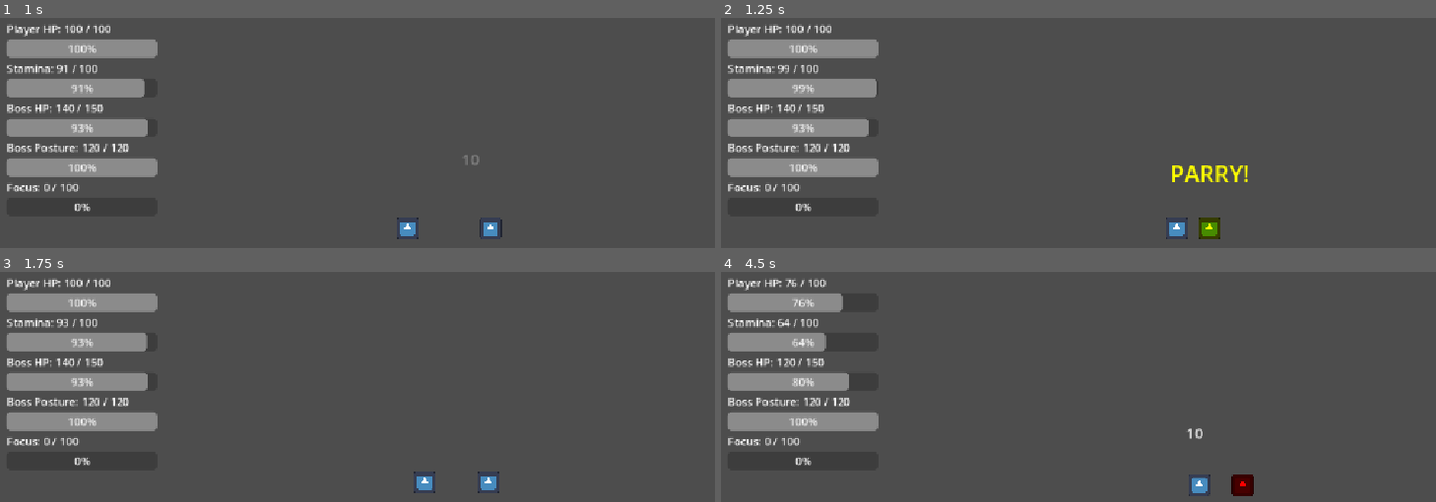
Above: before the commit, frames 1-4 (two rows, left to right).
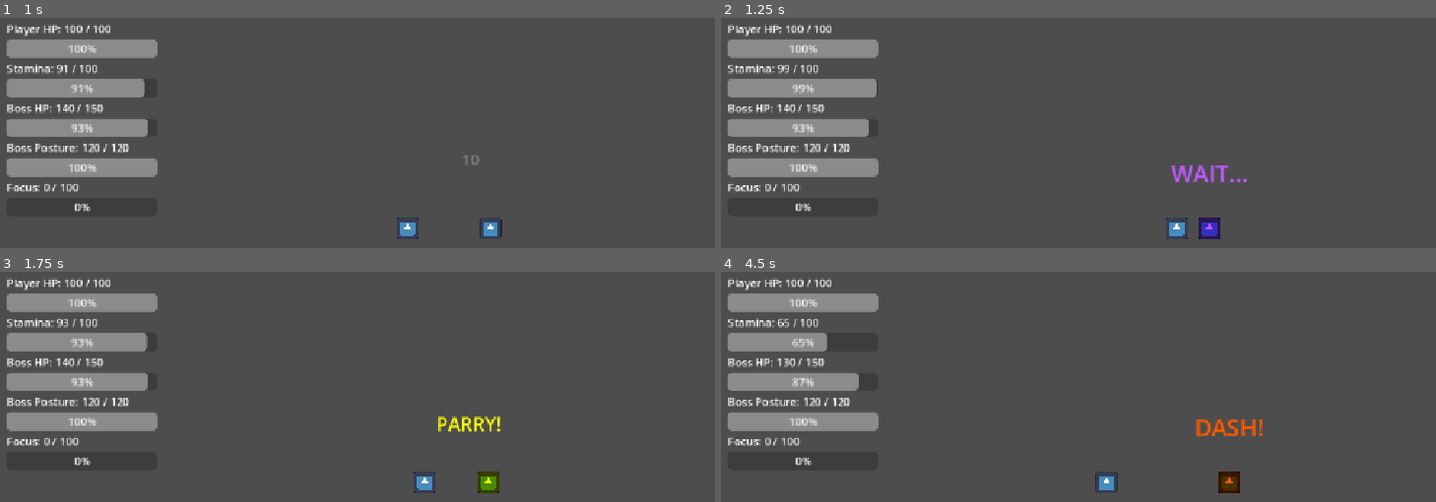
Above: after the commit, the same moments.

Repository: shanwinder/lastblade
Game: Godot game, scene res://scenes/main/BossBrokenMaster.tscn
The game is run twice, just before and just after one commit, with the same random seed, the same clock (stepped at 60 frames per second) and the same inputs. The engine's default icon, where the game draws it, is replaced by a stand-in: a white triangle on a blue panel in a dark square.
Inputs:
- Up to frame 1 (1 s): hold Right (ui_right) from 0.53 s (still down); tap A (attack) at 0.6 s
- Up to frame 2 (1.25 s): keep holding Right (ui_right)
- Up to frame 3 (1.75 s): release Right (ui_right) at 1.28 s; hold Left (ui_left) from 1.28 s (still down); tap A (attack) at 1.35 s
- Up to frame 4 (4.5 s): release Left (ui_left) at 2.03 s; hold Right (ui_right) 2.03-3.53 s; tap S (dash) at 2.1 s; tap A (attack) at 2.3, 3.05, 3.8, 4.35 s; tap D (parry) at 2.85 s; hold R 3.53-4.28 s; hold Left (ui_left) from 3.53 s (still down)

Frame 1 is identical in both runs. In frame 2, 0.9% of the frame differs, in the area x 62-74%, y 64-97%; in frame 3, 0.6%; in frame 4, 2.0%, in the area x 8-76%, y 2-98%.

Commit message:
feat: prevent quick slash from repeating too often

Diff:
--- a/last-blade-trial/BossBrokenMaster.gd
+++ b/last-blade-trial/BossBrokenMaster.gd
@@ -55,6 +55,10 @@
 
 # Cooldown เพิ่มหลัง Quick Slash
 @export var quick_attack_cooldown_bonus: float = 0.05
+
+# จำนวนท่าอื่นขั้นต่ำที่ต้องคั่นก่อน Quick Slash จะสุ่มออกได้อีกครั้ง
+# ค่า 2 แปลว่า Quick Slash จะไม่ออกติดกัน และต้องมีท่าอื่นคั่นอย่างน้อย 2 รอบ
+@export var quick_attack_min_attacks_between_uses: int = 2
 
 # =========================
 # ค่าของ Heavy Slash
@@ -311,6 +315,10 @@
 
 # กันไม่ให้ข้อความ TOO EARLY! ขึ้นซ้ำหลายครั้งในการโจมตีท่าเดียว
 var has_shown_early_parry_feedback_this_attack: bool = false
+
+# นับจำนวนท่าอื่นที่คั่นหลังจาก Quick Slash ครั้งล่าสุด
+# เริ่มต้นค่าสูง เพื่อให้ Quick Slash มีสิทธิ์ออกได้ตั้งแต่ต้นถ้าสุ่มถึง
+var attacks_since_last_quick_slash: int = 999
 
 # ชื่อท่าปัจจุบันของบอส
 var current_attack_name: String = "normal_slash"
@@ -593,6 +601,7 @@
 
 func choose_attack_pattern() -> void:
 	# ถ้าเปิด Debug Mode และไม่ได้เลือก random ให้บังคับใช้ท่าที่กำหนด
+	# Debug Mode ต้อง bypass กฎกัน Quick Slash ถี่ เพื่อให้ใช้ทดสอบท่าเร็วเดี่ยว ๆ ได้
 	if debug_force_attack_pattern_enabled and debug_forced_attack_pattern != "random":
 		apply_attack_pattern(debug_forced_attack_pattern)
 
@@ -601,20 +610,65 @@
 
 		return
 
-	# ถ้าไม่ได้เปิด debug ให้สุ่มท่าตามโอกาสปกติ
+	# ถ้าไม่ได้เปิด debug ให้สุ่มท่าตามโอกาสปกติ แต่ควบคุมไม่ให้ Quick Slash ออกถี่เกินไป
+	var selected_pattern: String = choose_random_attack_pattern()
+	apply_attack_pattern(selected_pattern)
+	register_attack_pattern_choice(selected_pattern)
+
+	if debug_print_attack_pattern:
+		print("Boss chose pattern:", current_attack_name, "Quick gap =", attacks_since_last_quick_slash)
+
+
+func choose_random_attack_pattern() -> String:
+	# สุ่มท่าปกติ โดยถ้าสุ่มโดน Quick Slash แต่ยังไม่ถึงระยะพักขั้นต่ำ
+	# จะเปลี่ยนไปสุ่มเฉพาะกลุ่มท่าอื่นแทน เพื่อไม่ให้ท่าเร็วรัวเกินไป
 	var roll: float = randf()
 
 	if roll < quick_attack_chance:
-		apply_attack_pattern("quick_slash")
-	elif roll < quick_attack_chance + delayed_attack_chance:
-		apply_attack_pattern("delayed_slash")
-	elif roll < quick_attack_chance + delayed_attack_chance + heavy_attack_chance:
-		apply_attack_pattern("heavy_slash")
+		if can_use_quick_slash_now():
+			return "quick_slash"
+		return choose_non_quick_attack_pattern()
+
+	if roll < quick_attack_chance + delayed_attack_chance:
+		return "delayed_slash"
+
+	if roll < quick_attack_chance + delayed_attack_chance + heavy_attack_chance:
+		return "heavy_slash"
+
+	return "normal_slash"
+
+
+func can_use_quick_slash_now() -> bool:
+	# Quick Slash ใช้ได้เมื่อมีท่าอื่นคั่นครบจำนวนขั้นต่ำแล้วเท่านั้น
+	return attacks_since_last_quick_slash >= quick_attack_min_attacks_between_uses
+
+
+func choose_non_quick_attack_pattern() -> String:
+	# สุ่มเฉพาะ delayed / heavy / normal เมื่อ Quick Slash ถูกบล็อกเพราะออกถี่เกินไป
+	# ใช้น้ำหนักจากค่า chance เดิม และให้ normal ได้ส่วนที่เหลือ
+	var normal_attack_chance: float = max(0.05, 1.0 - delayed_attack_chance - heavy_attack_chance)
+	var total_weight: float = delayed_attack_chance + heavy_attack_chance + normal_attack_chance
+
+	if total_weight <= 0.0:
+		return "normal_slash"
+
+	var roll: float = randf() * total_weight
+
+	if roll < delayed_attack_chance:
+		return "delayed_slash"
+
+	if roll < delayed_attack_chance + heavy_attack_chance:
+		return "heavy_slash"
+
+	return "normal_slash"
+
+
+func register_attack_pattern_choice(pattern_name: String) -> void:
+	# บันทึกว่าท่าล่าสุดเป็น Quick Slash หรือไม่ เพื่อใช้คุมไม่ให้ท่าเร็วออกถี่เกินไป
+	if pattern_name == "quick_slash":
+		attacks_since_last_quick_slash = 0
 	else:
-		apply_attack_pattern("normal_slash")
-
-	if debug_print_attack_pattern:
-		print("Boss chose pattern:", current_attack_name)
+		attacks_since_last_quick_slash += 1
 
 
 func attack() -> void:
